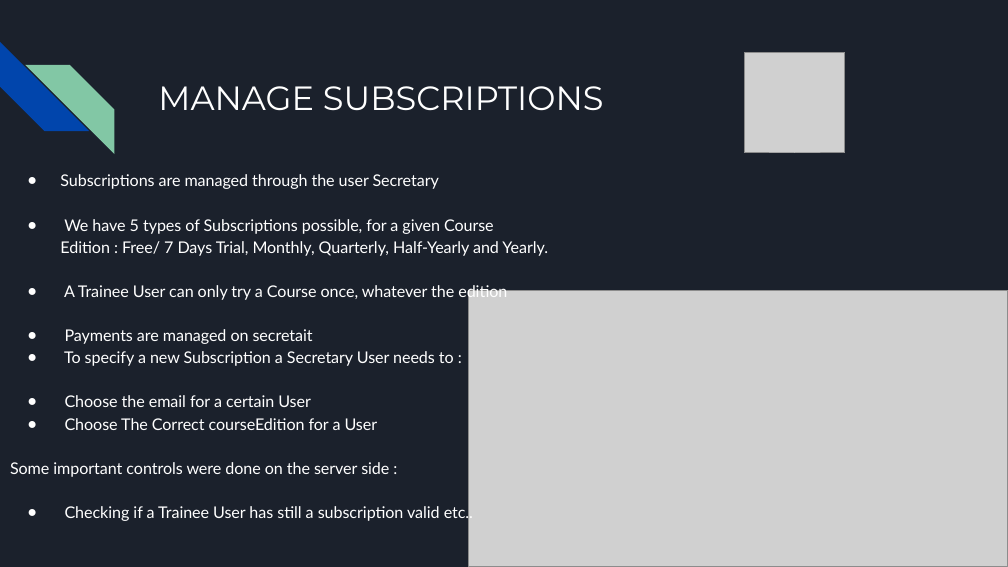
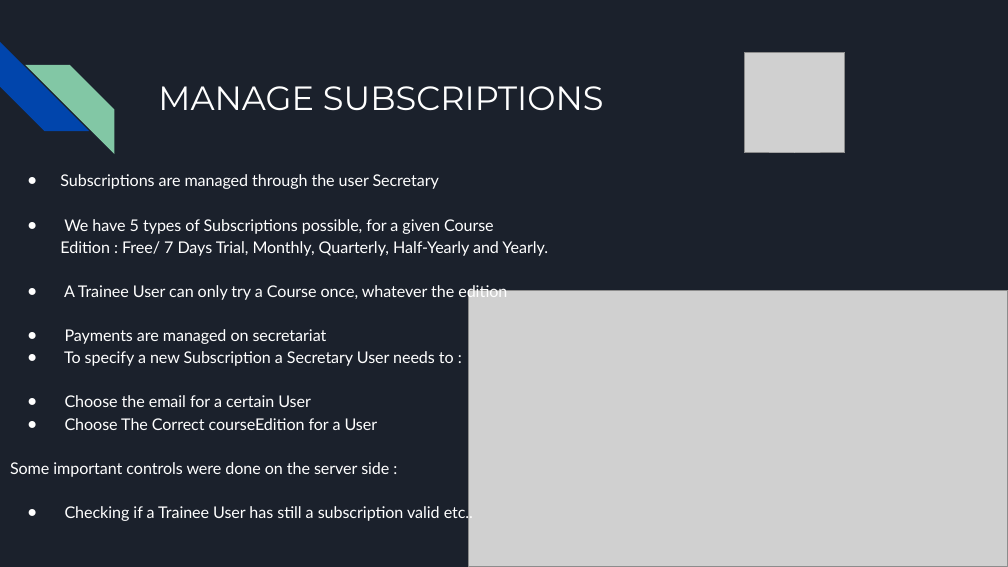
Before and after one commit to fatjonfreskina/Gym-Web-App, a slide deck: slide 18 of Homework2/GWA Presentation.pptx. Drawn at 1008x567 pixels with LibreOffice and Linux fonts; fonts in the diff are those of the drawing; grey boxes stand for pictures. Boxes give left, top, right and bottom in pixels: in the first picture for what was removed or moved away, otherwise in the second. Text is boxed around its words. In the diff, an @@ line names an element or a change of style, - is before the commit and + after.

```diff
--- a/Homework2/GWA Presentation.pptx
+++ b/Homework2/GWA Presentation.pptx
@@ text at (65, 329, 327, 344): text changed @@
-● Payments are managed on secretait
+● Payments are managed on secretariat
```
Also in this commit, not shown: 2 other slides changed, 1 other file.
